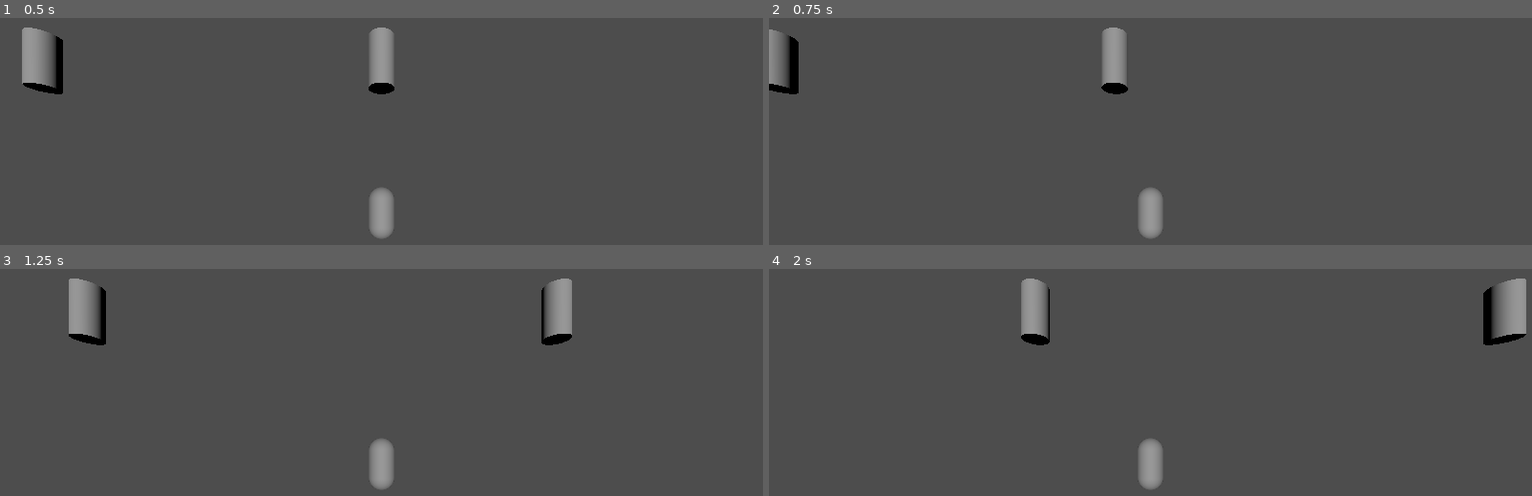
Above: before the commit, frames 1-4 (two rows, left to right).
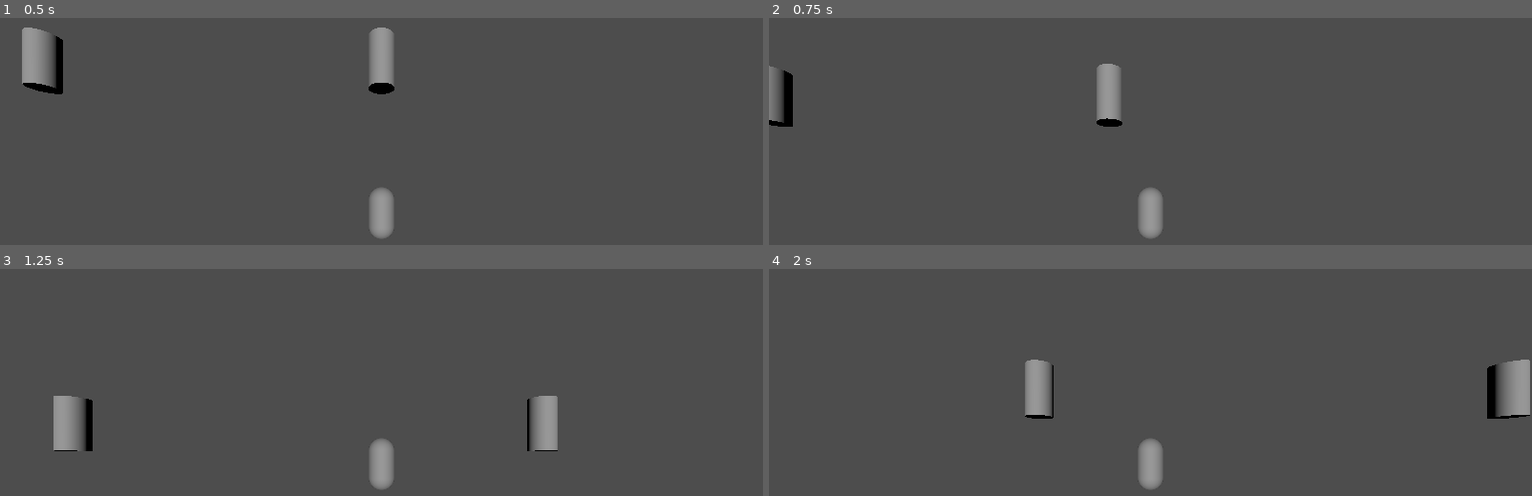
Above: after the commit, the same moments.

Repository: KaratePikachu/jamfestspring2026
Game: Godot game, scene res://test_scene_3d.tscn
Two runs of this game, one before a commit and one after it. Both use one fixed random seed, a clock stepped at 60 frames per second and the inputs below. Before the commit the project has no main scene; this scene is started directly in both runs.
Inputs:
- Up to frame 1 (0.5 s): no input
- Up to frame 2 (0.75 s): tap Enter at 0.5 s; hold Right (move_right) from 0.53 s (still down); tap X (jump, bound only after the commit) at 0.6 s
- Up to frame 3 (1.25 s): keep holding Right (move_right); tap X (jump, bound only after the commit) at 0.77, 1.07 s
- Up to frame 4 (2 s): release Right (move_right) at 1.28 s; hold Left (move_left) from 1.28 s (still down); tap X (jump, bound only after the commit) at 1.35, 1.52, 1.82 s

Frame 1 is identical in both runs. In frame 2, 2.4% of the frame differs, in the area x 0-48%, y 4-48%; in frame 3, 4.0%; in frame 4, 4.2%, in the area x 33-100%, y 4-66%.

Commit message:
Normal movement

Diff:
--- a/components/jump_component.gd
+++ b/components/jump_component.gd
@@ -4,22 +4,45 @@
 @export var player : Player
 @export var gravity_component : GravityComponent
 
-@export var jump_strength : float
-@export var double_jump_strength : float
+@export var buffer_frames : int = 3
+
+@export var jump_strength : float = 10
+@export var double_jump_strength : float = 10
+
+@export var horizontal_boost_amount : float = 2
 
 var has_double_jump : bool = false
+var remaining_buffer : int = 0
 
 func process() -> void:
+	if remaining_buffer > 0:
+		remaining_buffer -= 1
 
 
-	if Input.is_action_just_pressed("jump"):
+	if Input.is_action_just_pressed("jump") or remaining_buffer > 0:
 		if player.is_on_floor():
-			player.internal_velocity.y = jump_strength
-			has_double_jump = true
-			gravity_component.on_jump()
+			jump()
+			remaining_buffer = 0
 		elif has_double_jump:
-			has_double_jump = false
-			player.internal_velocity.y = double_jump_strength
+			double_jump()
+			remaining_buffer = 0
+		elif remaining_buffer == 0:
+			remaining_buffer = buffer_frames
+
+func jump() -> void:
+	player.internal_velocity.y = jump_strength
+	grant_jump_boost()
+	has_double_jump = true
+	gravity_component.on_jump()
 
 func double_jump() -> void:
+	has_double_jump = false
+	grant_jump_boost()
 	player.internal_velocity.y = double_jump_strength
+	gravity_component.on_jump()
+
+func grant_jump_boost() -> void:
+	var dir : float = Input.get_axis("move_left","move_right")
+	if not is_zero_approx(dir):
+		var boost_dir : int = 1 if dir > 0 else -1
+		player.internal_velocity.x += horizontal_boost_amount * boost_dir
--- a/components/movement_component.gd
+++ b/components/movement_component.gd
@@ -3,7 +3,7 @@
 
 @export var player : Player
 
-@export var grounded_acceleration : float = 1
+@export var grounded_acceleration : float = 2
 @export var friction : Curve
 
 func jump_boost() -> void:
--- a/player/player.gd
+++ b/player/player.gd
@@ -15,7 +15,6 @@
 	pass
 
 func _physics_process(delta: float) -> void:
-
 	jump_component.process()
 	gravity_component.gravity(delta)
 
--- a/player/player.tscn
+++ b/player/player.tscn
@@ -1,6 +1,7 @@
 [gd_scene format=3 uid="uid://d010t5qxfdoua"]
 
 [ext_resource type="Script" uid="uid://dujuvem8qd6g8" path="res://player/player.gd" id="1_0tyyh"]
+[ext_resource type="Texture2D" uid="uid://do3ylfya1d0ax" path="res://celeste.jpg" id="2_qjkh3"]
 [ext_resource type="Script" uid="uid://omsrneq4b0tv" path="res://components/gravity_component.gd" id="2_rkbax"]
 [ext_resource type="Script" uid="uid://dpxymuet07e4f" path="res://components/jump_component.gd" id="3_g1dw6"]
 [ext_resource type="Script" uid="uid://c3214t8lqeebx" path="res://components/movement_component.gd" id="4_yw30f"]
@@ -15,8 +16,8 @@
 point_count = 2
 
 [sub_resource type="Curve" id="Curve_yw30f"]
-_limits = [0.0, 5.0, 0.0, 30.0]
-_data = [Vector2(16.121496, 0.95505667), 0.0, 0.0, 0, 0, Vector2(30, 5), 0.0, 0.0, 0, 0]
+_limits = [1.0, 5.0, 0.0, 30.0]
+_data = [Vector2(16.542057, 1), 0.0, 0.0, 0, 0, Vector2(30, 5), 0.0, 0.0, 0, 0]
 point_count = 2
 
 [node name="Player" type="CharacterBody3D" unique_id=1543801142]
@@ -27,6 +28,11 @@
 
 [node name="MeshInstance3D" type="MeshInstance3D" parent="." unique_id=41145656]
 mesh = SubResource("CapsuleMesh_0tyyh")
+
+[node name="Sprite3D" type="Sprite3D" parent="MeshInstance3D" unique_id=1495105326]
+transform = Transform3D(1.6741884, 0, 0, 0, 1.6741884, 0, 0, 0, 1, 0, -0.7807107, 0)
+visible = false
+texture = ExtResource("2_qjkh3")
 
 [node name="Camera3D" type="Camera3D" parent="." unique_id=284116684]
 transform = Transform3D(1, 0, 0, 0, 1, 0, 0, 0, 1, 0, 0, 10.670239)
@@ -42,11 +48,11 @@
 script = ExtResource("3_g1dw6")
 player = NodePath("..")
 gravity_component = NodePath("../GravityComponent")
+buffer_frames = 10
 metadata/_custom_type_script = "uid://dpxymuet07e4f"
 
 [node name="MovementComponent" type="Node" parent="." unique_id=1685333201 node_paths=PackedStringArray("player")]
 script = ExtResource("4_yw30f")
 player = NodePath("..")
-grounded_acceleration = 2.0
 friction = SubResource("Curve_yw30f")
 metadata/_custom_type_script = "uid://c3214t8lqeebx"
--- a/project.godot
+++ b/project.godot
@@ -11,6 +11,7 @@
 [application]
 
 config/name="JamfestSpring2026"
+run/main_scene="uid://cwgqokgtduvjs"
 config/features=PackedStringArray("4.6", "GL Compatibility")
 config/icon="res://icon.svg"
 
@@ -35,7 +36,8 @@
 }
 jump={
 "deadzone": 0.2,
-"events": []
+"events": [Object(InputEventKey,"resource_local_to_scene":false,"resource_name":"","device":-1,"window_id":0,"alt_pressed":false,"shift_pressed":false,"ctrl_pressed":false,"meta_pressed":false,"pressed":false,"keycode":0,"physical_keycode":88,"key_label":0,"unicode":120,"location":0,"echo":false,"script":null)
+]
 }
 
 [physics]
